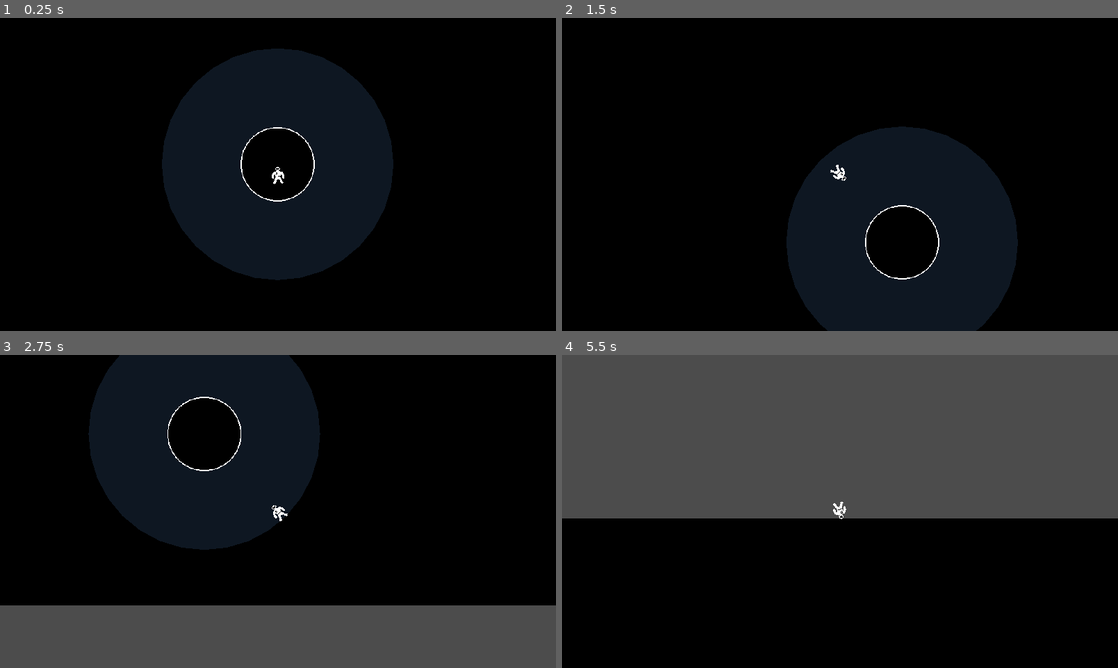
Above: before the commit, frames 1-4 (two rows, left to right).
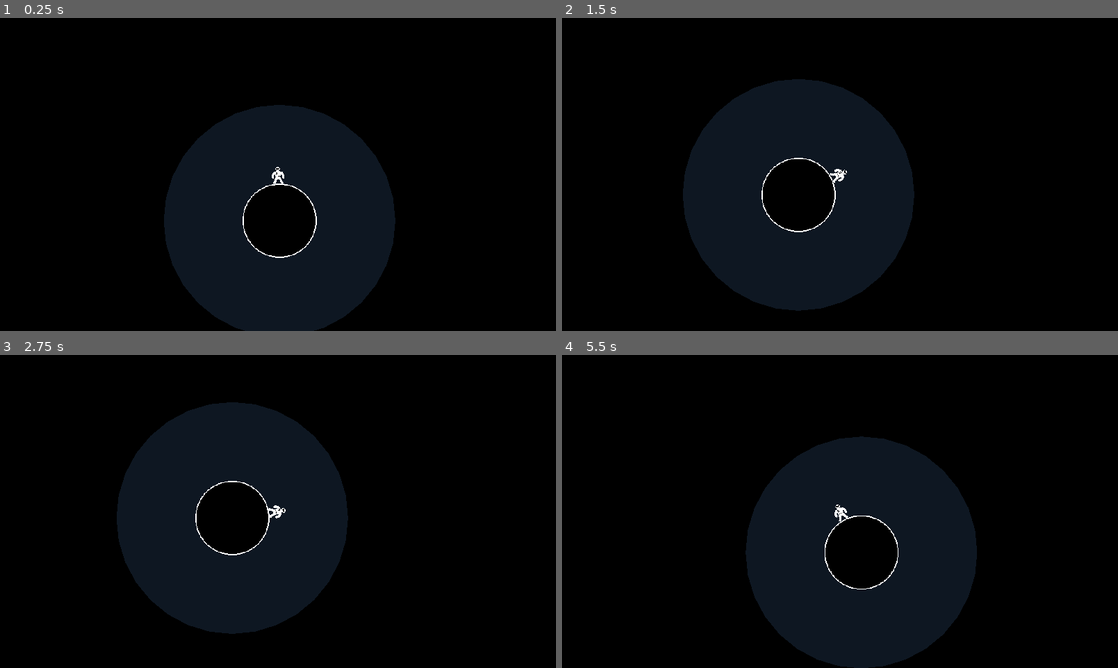
Above: after the commit, the same moments.

Repository: CorvatoCafeto/AsteroidKaiju
Game: Godot game, scene res://scenes/AnotherSpace.tscn
Same seed, same stepped clock (60 frames per second), same inputs: the game is played once before the commit and once after it. This scene is started directly instead of the project's main scene.
Inputs:
- Up to frame 1 (0.25 s): no input
- Up to frame 2 (1.5 s): hold Right (ui_right) 0.53-1.28 s; hold Left (ui_left) from 1.28 s (still down)
- Up to frame 3 (2.75 s): release Left (ui_left) at 2.03 s; hold Right (ui_right) from 2.03 s (still down)
- Up to frame 4 (5.5 s): release Right (ui_right) at 2.78 s; hold Up (ui_up) 2.78-3.53 s; hold Left (ui_left) from 3.53 s (still down)

The runs differ from the first frame. In frame 1, 19% of the frame differs, in the area x 29-72%, y 9-100%; in frame 2, 28%; in frame 3, 43%; in frame 4, 66%, in the area x 0-100%, y 0-100%.

Commit message:
Fixed collisions not working.

Diff:
--- a/objects/Planetoid.gd
+++ b/objects/Planetoid.gd
@@ -1,4 +1,4 @@
-extends Area2D
+extends StaticBody2D
 
 export (Color) var atmosphere = Color(.37, .62, .9, .15)
 
--- a/objects/Planetoid.tscn
+++ b/objects/Planetoid.tscn
@@ -6,7 +6,7 @@
 [sub_resource type="CircleShape2D" id=1]
 radius = 64.5372
 
-[node name="Planetoid" type="Area2D" groups=[
+[node name="Planetoid" type="StaticBody2D" groups=[
 "Planet",
 ]]
 script = ExtResource( 1 )
--- a/scenes/Astronaut.gd
+++ b/scenes/Astronaut.gd
@@ -7,8 +7,8 @@
 var speed = Vector2()
 var velocity = Vector2()
 
-const MAX_SPEED = 100#100000
-const JUMP_FORCE = 200#70000
+const MAX_SPEED = 10000
+const JUMP_FORCE = 7000
 
 func _ready():
 	set_physics_process(true)
@@ -23,12 +23,11 @@
 
 	applyMovement(delta)
 	applyGravity(delta)
-	#applyJump(delta)
+	applyJump(delta)
 
 	var playerRot = get_player_rotation()
 
-	#velocity = Vector2(speed.x * delta, speed.y * delta)
-	velocity = Vector2(speed.x, speed.y)
+	velocity = Vector2(speed.x * delta, speed.y * delta)
 	velocity = velocity.rotated(playerRot)
 
 	move_and_slide(velocity)
